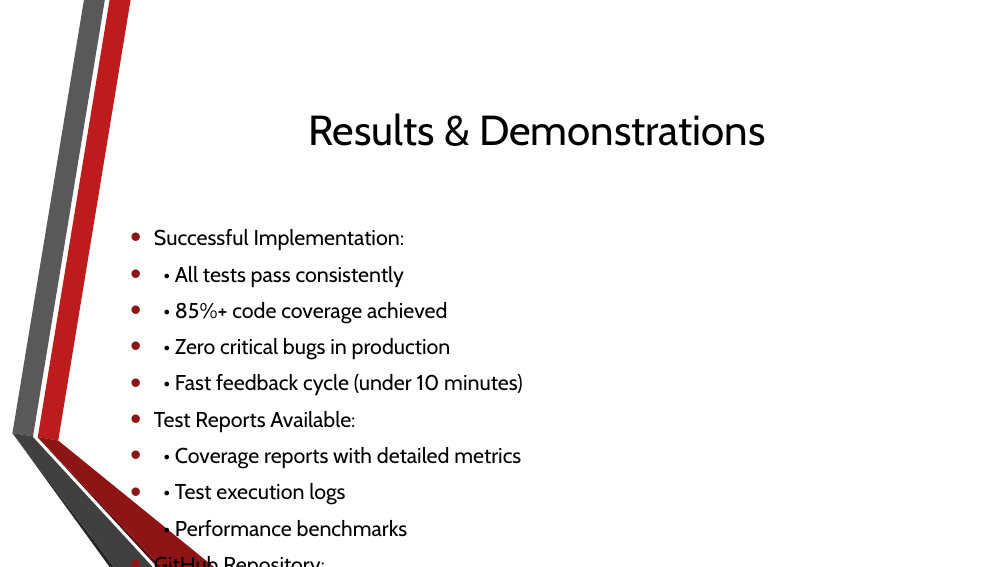
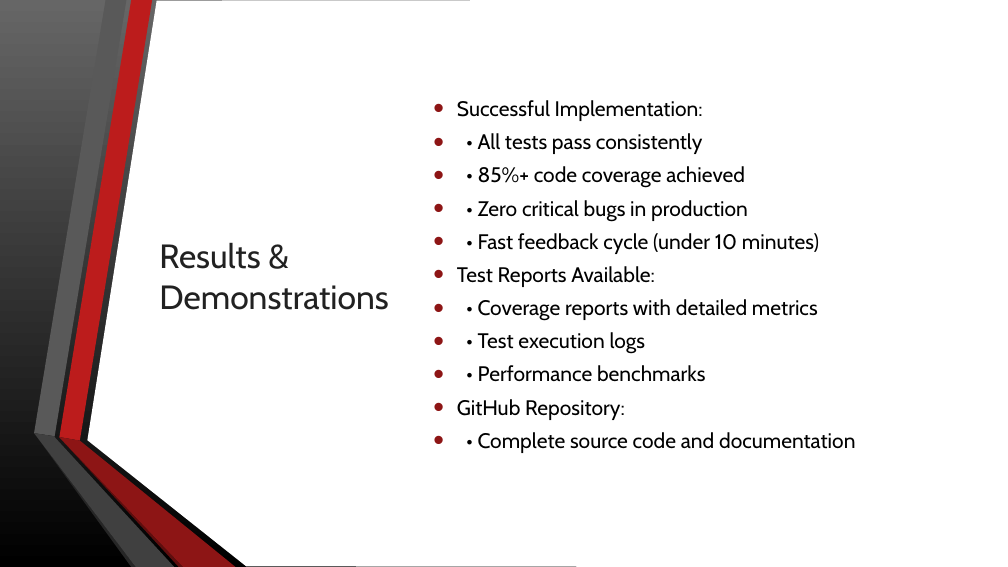
Before and after one commit to Om36/Full-Stack, a slide deck: slide 16 of Capstone Project/Automated_Testing_Pipeline_Presentation.pptx. Drawn at 1008x567 pixels with LibreOffice and Linux fonts; fonts in the diff are those of the drawing; background and template pictures are left out. Boxes give left, top, right and bottom in pixels: in the first picture for what was removed or moved away, otherwise in the second. Text is boxed around its words. In the diff, an @@ line names an element or a change of style, - is before the commit and + after.

```diff
--- a/Capstone Project/Automated_Testing_Pipeline_Presentation.pptx
+++ b/Capstone Project/Automated_Testing_Pipeline_Presentation.pptx
@@ rectangle added at box(0, 0, 1008, 567), fill gradient #676767 to #000000 @@
@@ freeform shape added at box(88, 0, 1008, 567), fill #FFFFFF @@
@@ title "Results & Demonstrations": place and size @@
-title "Results & Demonstrations" at box(308, 113, 765, 146)
+title "Results & Demonstrations" at box(159, 242, 388, 310)
@@ title "Results & Demonstrations" at box(159, 242, 388, 310): size 40 to 32 pt, text colour #000000 to #212121; alignment centre to left @@
@@ text "Successful Implementation:": place and size @@
-text "Successful Implementation:" at box(154, 229, 523, 542)
+text "Successful Implementation:" at box(457, 100, 855, 453)
@@ text "Successful Implementation:" at box(457, 100, 855, 453): size 20.4 to 20 pt; line spacing 1 to 0.9; vertical alignment top to middle @@
@@ group added at box(34, 0, 236, 567): 6 freeform shapes @@
```
Also in this commit, not shown: 17 other slides changed, 1 other file.
